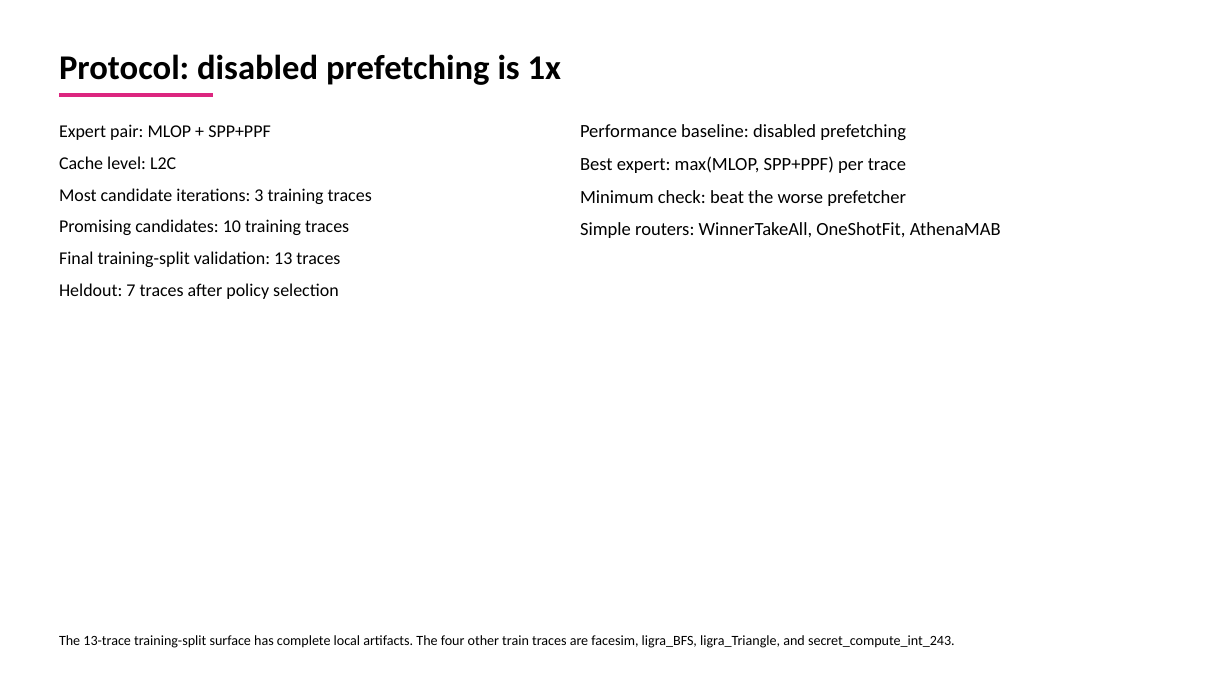
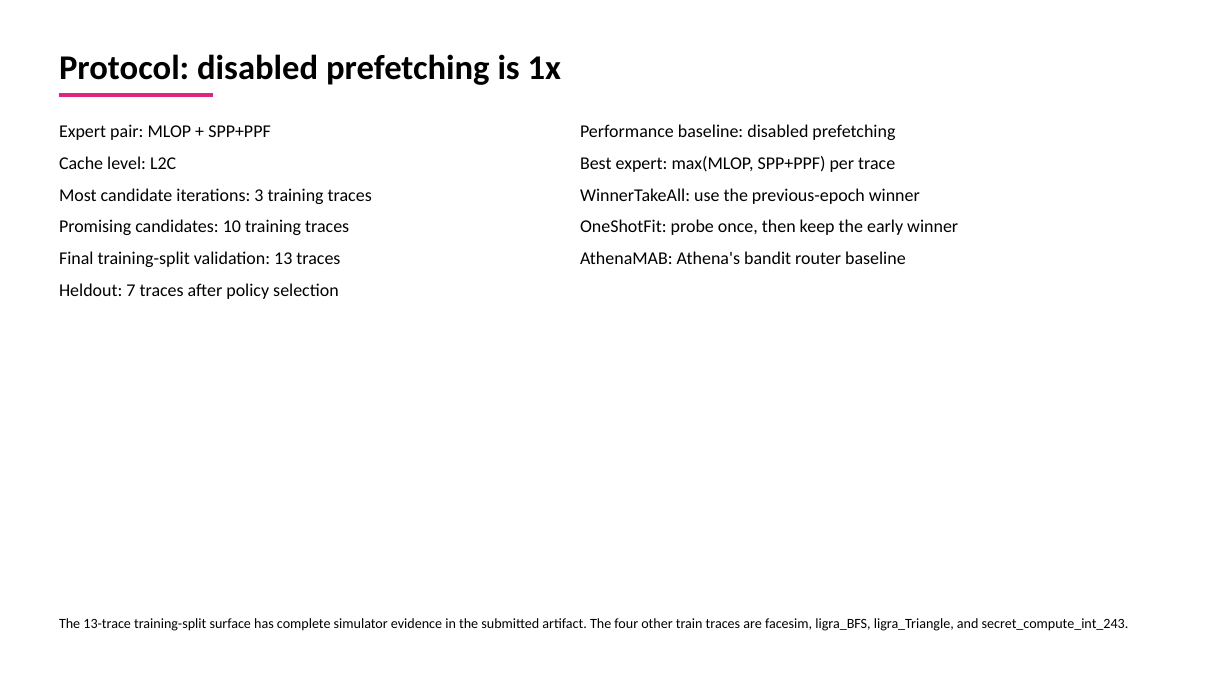
Before and after one commit to GithuBarry/Mixture-of-Prefetchers, a slide deck: slide 3 of slides/mop_stage2_final/output/output.pptx. Drawn at 1232x693 pixels with LibreOffice and Linux fonts; fonts in the diff are those of the drawing. Boxes give left, top, right and bottom in pixels: in the first picture for what was removed or moved away, otherwise in the second. Text is boxed around its words. In the diff, an @@ line names an element or a change of style, - is before the commit and + after.

```diff
--- a/slides/mop_stage2_final/output/output.pptx
+++ b/slides/mop_stage2_final/output/output.pptx
@@ text "Performance baseline: disabled prefetching" at bbox=[580, 124, 895, 140]: size 21.8 to 21 pt @@
@@ text "Best expert: max(MLOP, SPP+PPF) per ..." at bbox=[580, 156, 895, 172]: size 21.8 to 21 pt @@
@@ text at bbox=[580, 188, 920, 204]: text changed; size 21.8 to 21 pt @@
-Minimum check: beat the worse prefetcher
+WinnerTakeAll: use the previous-epoch winner
@@ text at bbox=[580, 219, 958, 235]: text changed; size 21.8 to 21 pt @@
-Simple routers: WinnerTakeAll, OneShotFit, AthenaMAB
+OneShotFit: probe once, then keep the early winner
@@ text added at bbox=[580, 251, 906, 264], 21 pt, text #000000 @@
+AthenaMAB: Athena's bandit router baseline
@@ text at bbox=[59, 618, 1129, 631]: text changed @@
-The 13-trace training-split surface has complete local artifacts. The four other train traces are facesim, ligra_BFS, ligra_Triangle, and secret_compute_int_243.
+The 13-trace training-split surface has complete simulator evidence in the submitted artifact. The four other train traces are facesim, ligra_BFS, ligra_Triangle, and secret_compute_int_243.
```
Also in this commit, not shown: 1 other slide changed, 8 other files.
